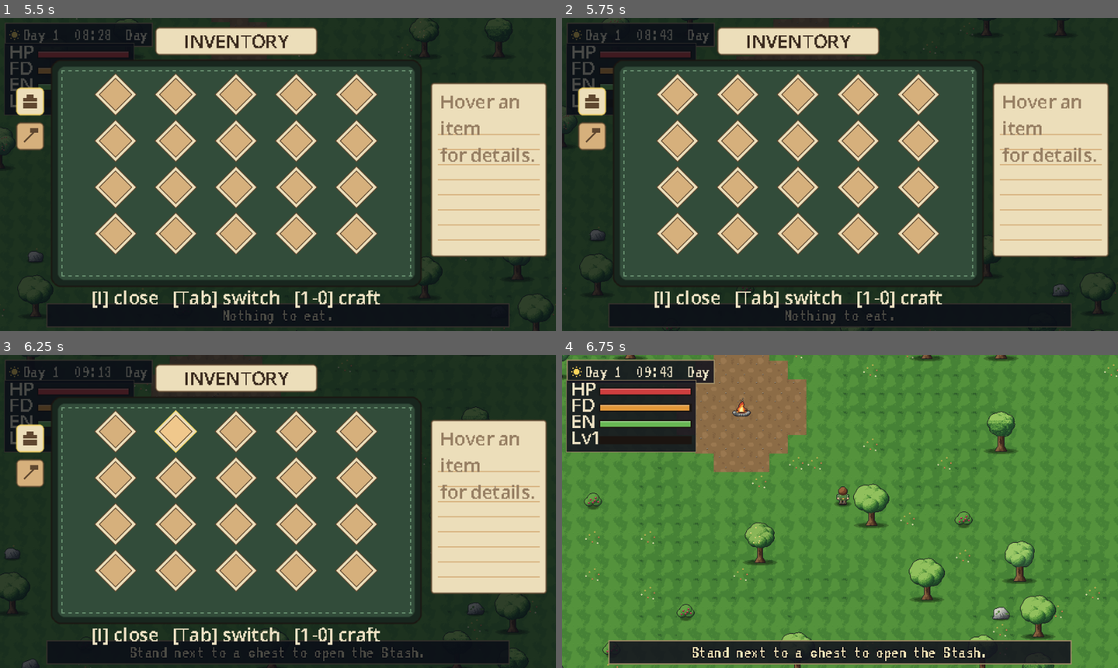
Above: before the commit, frames 1-4 (two rows, left to right).
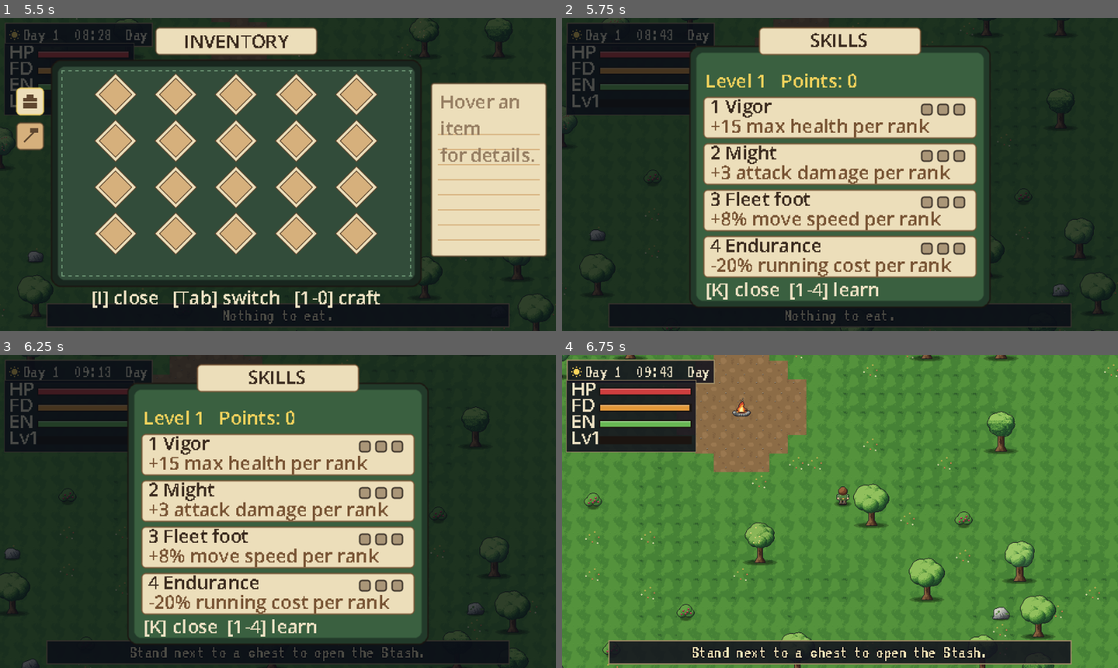
Above: after the commit, the same moments.

Repository: GillesBodart/laby
Game: Godot game, scene res://scenes/world/world.tscn
Two runs of this game, one before a commit and one after it. Both use one fixed random seed, a clock stepped at 60 frames per second and the inputs below.
Inputs (mouse positions are in pixels of both pictures, inside the frame that each line leads up to):
- Up to frame 1 (5.5 s): tap Enter at 0.5 s; move the mouse to (400, 158) at 0.52 s; hold D (move_right) 0.53-1.28 s; hold Space (attack) 0.53-1.28 s; click (400, 158) at 0.67 s; tap R (eat) at 0.8, 1.35, 4.55 s; move the mouse to (166, 190) at 1.27 s; hold S (move_down) 1.28-2.03 s; click (166, 190) at 1.42 s; tap Shift (run) at 1.55, 5.3 s; move the mouse to (333, 105) at 2.02 s; hold D (move_right) 2.03-2.78 s; hold Shift (run) 2.03-2.78 s; click (333, 105) at 2.17 s; tap G (stash) at 2.3, 2.85 s; move the mouse to (250, 237) at 2.77 s; hold W (move_up) 2.78-3.53 s; click (250, 237) at 2.92 s; tap 1 at 3.05, 3.6 s; move the mouse to (444, 221) at 3.52 s; hold Space (attack) 3.53-4.28 s; hold A (move_left) 3.53-5.03 s; click (444, 221) at 3.67 s; tap F3 (debug_fast_time) at 4.15 s; move the mouse to (111, 127) at 4.27 s; tap Space (attack) at 4.35 s; click (111, 127) at 4.42 s; tap I (inventory) at 4.9 s; move the mouse to (305, 174) at 5.02 s; hold S (move_down) from 5.03 s (still down); hold Q (build_next) from 5.03 s (still down); click (305, 174) at 5.17 s
- Up to frame 2 (5.75 s): keep holding S (move_down); keep holding Q (build_next); tap K (skills, bound only after the commit) at 5.65 s
- Up to frame 3 (6.25 s): move the mouse to (194, 433) at 5.77 s; release S (move_down) at 5.78 s; release Q (build_next) at 5.78 s; hold D (move_right) from 5.78 s (still down); tap F (build_place) at 5.85 s; click (194, 433) at 5.92 s; tap G (stash) at 6.05 s
- Up to frame 4 (6.75 s): tap Escape at 6.4 s; move the mouse to (962, 495) at 6.52 s; release D (move_right) at 6.53 s; hold W (move_up) from 6.53 s (still down); hold X (build_remove) from 6.53 s (still down); click (962, 495) at 6.67 s

Frame 1 is identical in both runs. In frame 2, 59% of the frame differs, in the area x 2-99%, y 2-93%; in frame 3, 59%; in frame 4, nothing differs.

Commit message:
M5b: skills screen and skill effects
Co-authored-by: Copilot <223556219+Copilot@users.noreply.github.com>

Diff:
--- a/autoload/debug_tools.gd
+++ b/autoload/debug_tools.gd
@@ -6,6 +6,7 @@
 ##     --time=HH:MM             start at a given time of day
 ##     --at=<x>,<y>             teleport the local player to a tile cell
 ##     --area=<name>            start in an area (clearing, labyrinth)
+##     --skills                 open the skill screen with 3 points
 ##     --map                    open the map overlay
 ##     --screenshot=<path.png>  capture the screen after a few frames and quit
 ##     --screenshot-frames=<n>  frames to wait before capturing (default 30)
@@ -31,6 +32,8 @@
 		_teleport_local_player.call_deferred(_args.at)
 	if _args.has("map"):
 		_press_map.call_deferred()
+	if _args.has("skills"):
+		_press_skills.call_deferred()
 	if _args.has("give"):
 		_give.call_deferred()
 	if _args.has("screenshot"):
@@ -61,6 +64,19 @@
 	Input.parse_input_event(ev)
 
 
+## --skills: grants 3 skill points and opens the skill screen.
+func _press_skills() -> void:
+	await get_tree().create_timer(0.8).timeout
+	var p: Player = GameState.players.get(GameState.local_peer_id())
+	if p:
+		p.survival.skill_points += 3
+		p.survival.learn("might")
+	var ev := InputEventAction.new()
+	ev.action = "skills"
+	ev.pressed = true
+	Input.parse_input_event(ev)
+
+
 func _teleport_local_player(cell_text: String) -> void:
 	for i in 5:
 		await get_tree().process_frame
--- a/project.godot
+++ b/project.godot
@@ -90,6 +90,10 @@
 "deadzone": 0.2,
 "events": [Object(InputEventKey,"device":-1,"physical_keycode":77)]
 }
+skills={
+"deadzone": 0.2,
+"events": [Object(InputEventKey,"device":-1,"physical_keycode":75)]
+}
 attack={
 "deadzone": 0.2,
 "events": [Object(InputEventKey,"device":-1,"physical_keycode":32)]
--- a/scripts/core/survival.gd
+++ b/scripts/core/survival.gd
@@ -22,12 +22,23 @@
 ## Once exhausted, running needs this much stamina back.
 const RECOVER_THRESHOLD := 25.0
 
+const SKILL_MAX_RANK := 3
+const SKILLS := {
+	"vigor": {"name": "Vigor", "desc": "+15 max health per rank"},
+	"might": {"name": "Might", "desc": "+3 attack damage per rank"},
+	"fleet": {"name": "Fleet foot", "desc": "+8% move speed per rank"},
+	"stamina": {"name": "Endurance", "desc": "-20% running cost per rank"},
+}
+
 var health := MAX_HEALTH
+
 var hunger := MAX_HUNGER
 var stamina := MAX_STAMINA
 var xp := 0
 var level := 1
 var skill_points := 0
+## skill id -> rank.
+var skills := {}
 
 var _exhausted := false
 var _regen_wait := 0.0
@@ -35,6 +46,38 @@
 
 static func xp_for_level(lvl: int) -> int:
 	return 20 + 10 * lvl
+
+
+func rank(id: String) -> int:
+	return int(skills.get(id, 0))
+
+
+func max_health() -> float:
+	return MAX_HEALTH + 15.0 * rank("vigor")
+
+
+func damage_bonus() -> int:
+	return 3 * rank("might")
+
+
+func speed_multiplier() -> float:
+	return 1.0 + 0.08 * rank("fleet")
+
+
+func can_learn(id: String) -> bool:
+	return SKILLS.has(id) and skill_points > 0 and rank(id) < SKILL_MAX_RANK
+
+
+## Spends one skill point; returns false if not allowed.
+func learn(id: String) -> bool:
+	if not can_learn(id):
+		return false
+	skill_points -= 1
+	skills[id] = rank(id) + 1
+	if id == "vigor":
+		health += 15.0
+	changed.emit()
+	return true
 
 
 func can_run() -> bool:
@@ -56,7 +99,7 @@
 	var run_active := running and moving and can_run()
 	hunger = maxf(hunger - (HUNGER_DRAIN + (RUN_HUNGER_DRAIN if run_active else 0.0)) * delta, 0.0)
 	if run_active:
-		stamina = maxf(stamina - RUN_COST * delta, 0.0)
+		stamina = maxf(stamina - RUN_COST * (1.0 - 0.2 * rank("stamina")) * delta, 0.0)
 		_regen_wait = REGEN_DELAY
 		if stamina == 0.0:
 			_exhausted = true
@@ -68,8 +111,8 @@
 				_exhausted = false
 	if is_starving():
 		damage(STARVE_DAMAGE * delta)
-	elif hunger >= REGEN_MIN_HUNGER and health < MAX_HEALTH:
-		health = minf(health + REGEN_RATE * delta, MAX_HEALTH)
+	elif hunger >= REGEN_MIN_HUNGER and health < max_health():
+		health = minf(health + REGEN_RATE * delta, max_health())
 	changed.emit()
 
 
@@ -88,7 +131,7 @@
 
 ## Full reset of the needs after respawning (XP and levels are kept).
 func revive() -> void:
-	health = MAX_HEALTH
+	health = max_health()
 	hunger = 60.0
 	stamina = MAX_STAMINA
 	_exhausted = false
@@ -113,17 +156,21 @@
 func to_data() -> Dictionary:
 	return {
 		"health": health, "hunger": hunger, "stamina": stamina,
-		"xp": xp, "level": level, "skill_points": skill_points,
+		"xp": xp, "level": level, "skill_points": skill_points, "skills": skills.duplicate(),
 	}
 
 
 func load_data(data: Dictionary) -> void:
-	health = clampf(float(data.get("health", MAX_HEALTH)), 0.0, MAX_HEALTH)
 	hunger = clampf(float(data.get("hunger", MAX_HUNGER)), 0.0, MAX_HUNGER)
 	stamina = clampf(float(data.get("stamina", MAX_STAMINA)), 0.0, MAX_STAMINA)
 	xp = int(data.get("xp", 0))
 	level = maxi(int(data.get("level", 1)), 1)
 	skill_points = int(data.get("skill_points", 0))
+	skills = {}
+	for k in data.get("skills", {}):
+		if SKILLS.has(k):
+			skills[k] = clampi(int(data.skills[k]), 0, SKILL_MAX_RANK)
+	health = clampf(float(data.get("health", MAX_HEALTH)), 0.0, max_health())
 	_exhausted = false
 	_regen_wait = 0.0
 	changed.emit()
--- a/scripts/entities/player.gd
+++ b/scripts/entities/player.gd
@@ -79,7 +79,7 @@
 
 	if state == State.MOVE:
 		var speed := RUN_SPEED if input.run and survival.can_run() else WALK_SPEED
-		velocity = velocity.move_toward(move * speed, ACCELERATION * delta)
+		velocity = velocity.move_toward(move * speed * survival.speed_multiplier(), ACCELERATION * delta)
 		facing = _cardinal(move)
 	else:
 		velocity = velocity.move_toward(Vector2.ZERO, FRICTION * delta)
@@ -143,10 +143,10 @@
 ## Damage dealt per hit: tools double as weapons.
 func weapon_damage() -> int:
 	if inventory.has_tool("axe"):
-		return BASE_DAMAGE + 6
+		return BASE_DAMAGE + 6 + survival.damage_bonus()
 	if inventory.has_tool("pickaxe"):
-		return BASE_DAMAGE + 4
-	return BASE_DAMAGE
+		return BASE_DAMAGE + 4 + survival.damage_bonus()
+	return BASE_DAMAGE + survival.damage_bonus()
 
 
 func _attack() -> void:
--- a/scripts/ui/hud.gd
+++ b/scripts/ui/hud.gd
@@ -35,6 +35,9 @@
 	var map_panel := Control.new()
 	map_panel.set_script(preload("res://scripts/ui/map_panel.gd"))
 	add_child(map_panel)
+	var skills_panel := Control.new()
+	skills_panel.set_script(preload("res://scripts/ui/skills_panel.gd"))
+	add_child(skills_panel)
 	var stash_panel := PanelContainer.new()
 	stash_panel.set_script(preload("res://scripts/ui/stash_panel.gd"))
 	add_child(stash_panel)
--- /dev/null
+++ b/scripts/ui/skills_panel.gd
@@ -0,0 +1,115 @@
+extends Control
+## Skill screen (K): spend skill points (1-4 or click) on ranks of each skill.
+## Drawn in 480x270 UI space.
+
+const SIZE := Vector2(480, 270)
+const PANEL := Rect2(110, 24, 260, 226)
+const INK := Color8(27, 20, 16)
+const CREAM := Color8(236, 222, 186)
+const BROWN := Color8(120, 84, 52)
+const GOLD := Color8(242, 210, 92)
+const GREEN := Color8(58, 96, 64)
+const GREEN_DARK := Color8(34, 58, 42)
+const TEXT_DARK := Color8(58, 42, 30)
+const TEXT_LIGHT := Color8(238, 226, 196)
+
+var _font: Font
+
+
+func _ready() -> void:
+	add_to_group("ui_panels")
+	visible = false
+	mouse_filter = Control.MOUSE_FILTER_IGNORE
+	texture_filter = CanvasItem.TEXTURE_FILTER_NEAREST
+	position = Vector2.ZERO
+	size = SIZE
+	_font = ThemeDB.fallback_font
+
+
+func _player() -> Player:
+	return GameState.players.get(GameState.local_peer_id())
+
+
+func _skill_ids() -> Array:
+	return Survival.SKILLS.keys()
+
+
+func _row_rect(i: int) -> Rect2:
+	return Rect2(PANEL.position.x + 12, PANEL.position.y + 44 + i * 40, PANEL.size.x - 24, 36)
+
+
+func _unhandled_input(event: InputEvent) -> void:
+	if event.is_action_pressed("skills"):
+		for p in get_tree().get_nodes_in_group("ui_panels"):
+			if p != self:
+				p.visible = false
+		visible = not visible
+		get_viewport().set_input_as_handled()
+	elif not visible:
+		return
+	elif event is InputEventKey and event.pressed and not event.echo:
+		if event.physical_keycode == KEY_ESCAPE:
+			visible = false
+		else:
+			var idx: int = event.physical_keycode - KEY_1
+			if idx >= 0 and idx < _skill_ids().size():
+				learn(_skill_ids()[idx])
+	elif event is InputEventMouseButton and event.pressed and event.button_index == MOUSE_BUTTON_LEFT:
+		var m := get_local_mouse_position()
+		for i in _skill_ids().size():
+			if _row_rect(i).has_point(m):
+				learn(_skill_ids()[i])
+
+
+func learn(id: String) -> bool:
+	var player := _player()
+	if player == null:
+		return false
+	var ok := player.survival.learn(id)
+	if ok:
+		EventBus.notify.emit("%s rank %d" % [Survival.SKILLS[id].name, player.survival.rank(id)])
+	queue_redraw()
+	return ok
+
+
+func _process(_delta: float) -> void:
+	if visible:
+		queue_redraw()
+
+
+func _text(pos: Vector2, s: String, col: Color) -> void:
+	draw_string(_font, pos, s, HORIZONTAL_ALIGNMENT_LEFT, -1, 16, col)
+
+
+func _box(r: Rect2, fill: Color, border: Color, radius := 4) -> void:
+	var sb := StyleBoxFlat.new()
+	sb.bg_color = fill
+	sb.border_color = border
+	sb.set_border_width_all(1)
+	sb.set_corner_radius_all(radius)
+	draw_style_box(sb, r)
+
+
+func _draw() -> void:
+	var player := _player()
+	if player == null:
+		return
+	var s := player.survival
+	draw_rect(Rect2(Vector2.ZERO, SIZE), Color(0.03, 0.05, 0.08, 0.72))
+	_box(PANEL, GREEN_DARK, INK, 8)
+	_box(PANEL.grow(-5), GREEN, GREEN_DARK, 6)
+	var title := Rect2(PANEL.get_center().x - 70, 8, 140, 24)
+	_box(title, CREAM, BROWN, 3)
+	_text(Vector2(title.position.x + 44, 25), "SKILLS", TEXT_DARK)
+	_text(Vector2(PANEL.position.x + 14, PANEL.position.y + 36), "Level %d   Points: %d" % [s.level, s.skill_points], GOLD)
+	for i in _skill_ids().size():
+		var id: String = _skill_ids()[i]
+		var r := _row_rect(i)
+		var rank := s.rank(id)
+		_box(r, CREAM, GOLD if s.can_learn(id) else BROWN, 3)
+		_text(r.position + Vector2(6, 14), "%d %s" % [i + 1, Survival.SKILLS[id].name], TEXT_DARK)
+		_text(r.position + Vector2(6, 31), Survival.SKILLS[id].desc, BROWN)
+		for k in Survival.SKILL_MAX_RANK:
+			var pip := Rect2(r.end.x - 48 + k * 14, r.position.y + 6, 10, 10)
+			_box(pip, GOLD if k < rank else Color8(170, 150, 120), INK, 2)
+	_text(Vector2(PANEL.position.x + 14, PANEL.end.y - 10), "[K] close  [1-4] learn", TEXT_LIGHT)
--- a/scripts/ui/survival_bars.gd
+++ b/scripts/ui/survival_bars.gd
@@ -36,7 +36,7 @@
 	var s := player.survival
 	draw_rect(PANEL, BG)
 	draw_rect(PANEL, EDGE, false)
-	var values := [s.health / Survival.MAX_HEALTH, s.hunger / Survival.MAX_HUNGER, s.stamina / Survival.MAX_STAMINA]
+	var values := [s.health / s.max_health(), s.hunger / Survival.MAX_HUNGER, s.stamina / Survival.MAX_STAMINA]
 	for i in ROWS.size():
 		var y := PANEL.position.y + 4.0 + i * 14.0
 		draw_string(_font, Vector2(PANEL.position.x + 4, y + 9), ROWS[i][0], HORIZONTAL_ALIGNMENT_LEFT, -1, 16, TEXT)
--- a/tests/unit/test_survival.gd
+++ b/tests/unit/test_survival.gd
@@ -63,3 +63,21 @@
 func test_food_items() -> void:
 	check(ItemCatalog.food_of("berry") > 0.0, "berry is food")
 	check_eq(ItemCatalog.food_of("wood"), 0.0, "wood is not food")
+
+
+func test_skills() -> void:
+	var s := Survival.new()
+	check(not s.learn("vigor"), "no points")
+	s.skill_points = 4
+	check(s.learn("vigor"), "learn")
+	check_eq(s.max_health(), 115.0, "vigor")
+	s.learn("vigor")
+	s.learn("vigor")
+	check(not s.learn("vigor"), "max rank")
+	check_eq(s.skill_points, 1, "points spent")
+	s.learn("might")
+	check_eq(s.damage_bonus(), 3, "might")
+	var t := Survival.new()
+	t.load_data(s.to_data())
+	check_eq(t.rank("vigor"), 3, "saved ranks")
+	check_eq(t.health, 145.0, "health kept")
Not shown, added: scripts/ui/skills_panel.gd.uid
Not shown, added: tests/unit/test_enemies.gd.uid
